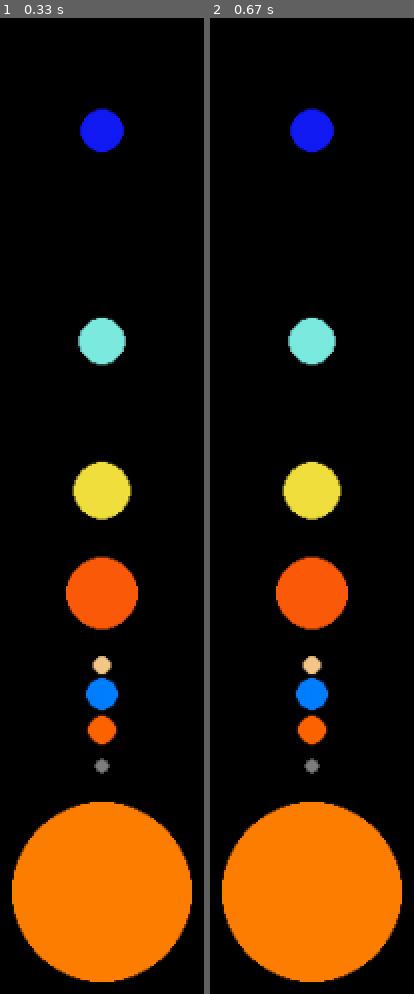
Above: before the commit, frames 1-2 (left to right).
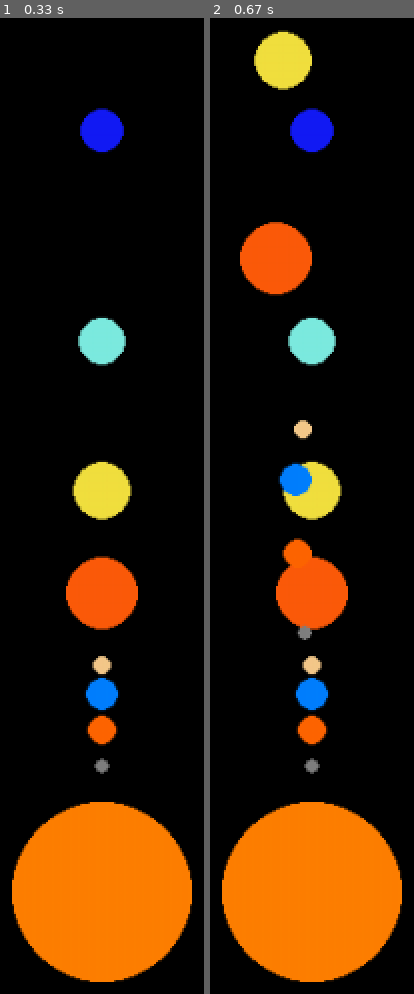
Above: after the commit, the same moments.

Repository: myhotchoc/Space-Simulator
Game: pygame game, started from Pygame Environmetnt.py
Same seed, same stepped clock (60 frames per second), same inputs: the game is played once before the commit and once after it.
Inputs (mouse positions are in pixels of both pictures, inside the frame that each line leads up to):
- Up to frame 1 (0.33 s): no input
- Up to frame 2 (0.67 s): press the mouse at (outside the picture) at 0.37 s; move the mouse to (outside the picture) at 0.47 s; release the mouse at (outside the picture) at 0.6 s

Frame 1 is identical in both runs. In frame 2, 4.4% of the frame differs, in the area x 14-50%, y 1-64%.

Commit message:
Update Pygame Environmetnt.py

Diff:
--- a/Pygame Environmetnt.py
+++ b/Pygame Environmetnt.py
@@ -7,6 +7,7 @@
 
 import pygame
 import random
+import math
 
 ## All data in metres
 mercury_to_sun = 64956000000
@@ -57,17 +58,29 @@
 BLACK = (0, 0, 0)
 
 class Planet(object):
-    def __init__(self, radius, orbital_dist, colour, speed, window):
+    def __init__(self, radius, orbital_dist, mass, colour, window):
         self.radius = radius
         self.orbital_dist = orbital_dist
+        self.mass = mass
         self.colour = colour
-        self.speed = speed
         self.window = window
+
+        self.speed = (( (6.67408*(10**-11)) * self.mass/self.orbital_dist) ** 0.5)/100000
+
 
         #pygame.draw.circle(scree)
 
     def placePlanet(self):
         planet_pos = (centre[0], centre[1] - self.orbital_dist)
+
+        self.planet = pygame.draw.circle(self.window, self.colour, planet_pos, self.radius)
+
+    def movePlanet(self, theta):
+
+        delta_x = int(self.orbital_dist * math.sin(theta))
+        delta_y = int(self.orbital_dist * math.cos(theta))
+
+        planet_pos = (self.planet.left - delta_x, self.planet.top - delta_y)
 
         pygame.draw.circle(self.window, self.colour, planet_pos, self.radius)
 
@@ -83,11 +96,52 @@
 #Initialise window
 pygame.init()
 
+# Black background, white circle in centre
+screen.fill(BLACK)
+
+
 ## Main window loop
 game_loop = True
 clock = pygame.time.Clock()
 
+mercury = Planet(4, 70, mercury_mass, GREY, screen)
+mercury.placePlanet()
+
+venus = Planet(8, 90, venus_mass, BLOODORANGE, screen)
+venus.placePlanet()
+
+earth = Planet(9, 110, earth_mass, BLUE, screen)
+earth.placePlanet()
+
+mars = Planet(5, 126, mars_mass, DUST, screen)
+mars.placePlanet()
+
+jupiter = Planet(20, 166, jupiter_mass, JUPITER_COL, screen)
+jupiter.placePlanet()
+
+saturn = Planet(16, 223, saturn_mass, YELLOW, screen)
+saturn.placePlanet()
+
+uranus = Planet(13, 306, uranus_mass, TURQUOISE, screen)
+uranus.placePlanet()
+
+neptune = Planet(12, 423, neptune_mass, DARKBLUE, screen)
+neptune.placePlanet()
+
+planets = [mercury, venus, earth, mars, jupiter, saturn, uranus, neptune]
+
+theta = 0
+
 while game_loop:
+
+
+
+    ## (win, col, pos, r)
+    sun = pygame.draw.circle(screen, ORANGE, centre, 50)
+
+    ##planet=(r, orbit_r, col, speed, window)
+
+
 
     # Gets list of all events
     for item in pygame.event.get():
@@ -96,38 +150,11 @@
         if item.type == pygame.QUIT:
             game_loop = False
 
-    # Black background, white circle in centre
-    screen.fill(BLACK)
-
-    ## (win, col, pos, r)
-    sun = pygame.draw.circle(screen, ORANGE, centre, 50)
-
-    ##planet=(r, orbit_r, col, speed, window)
-
-    mercury = Planet(4, 70, GREY, 10, screen)
-    mercury.placePlanet()
-
-    venus = Planet(8, 90, BLOODORANGE, 10, screen)
-    venus.placePlanet()
-
-    earth = Planet(9, 110, BLUE, 10, screen)
-    earth.placePlanet()
-
-    mars = Planet(5, 126, DUST, 10, screen)
-    mars.placePlanet()
-
-    jupiter = Planet(20, 166, JUPITER_COL, 10, screen)
-    jupiter.placePlanet()
-
-    saturn = Planet(16, 223, YELLOW, 10, screen)
-    saturn.placePlanet()
-
-    uranus = Planet(13, 306, TURQUOISE, 10, screen)
-    uranus.placePlanet()
-
-    neptune = Planet(12, 423, DARKBLUE, 10, screen)
-    neptune.placePlanet()
-
+        if item.type == pygame.MOUSEBUTTONUP:
+            for i in planets:
+                i.movePlanet(math.radians(theta))
+            theta+= 10
+            print (theta)
 
     #ellipse1 = pygame.draw.ellipse(screen, WHITE, [100,100,800,300], 3)
 
